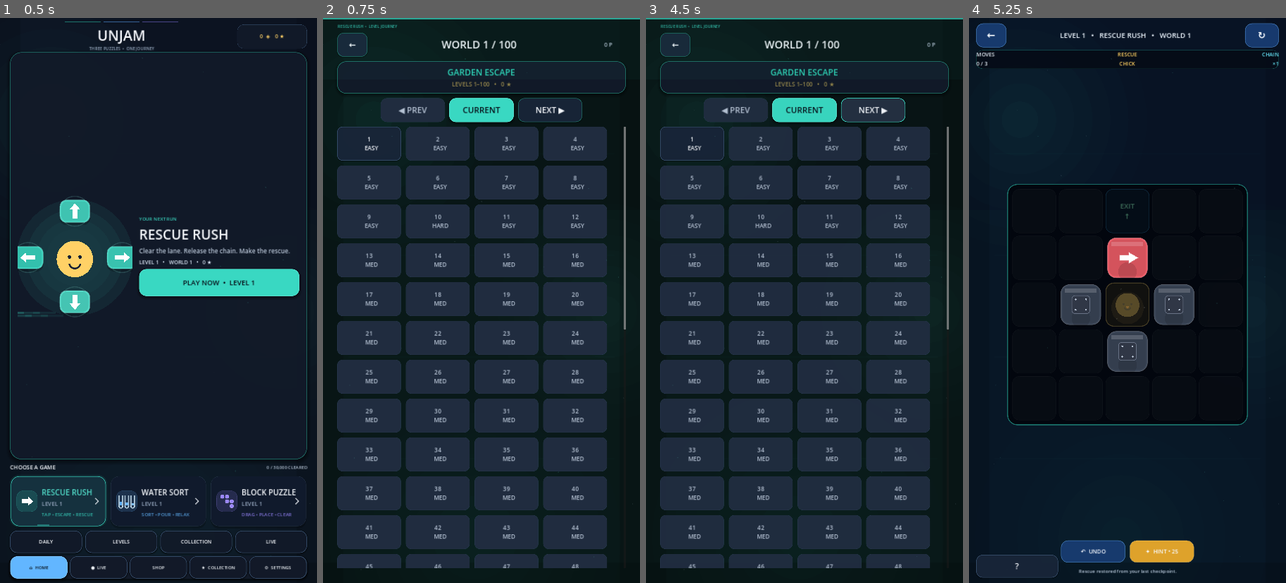
Above: before the commit, frames 1-4 (left to right).
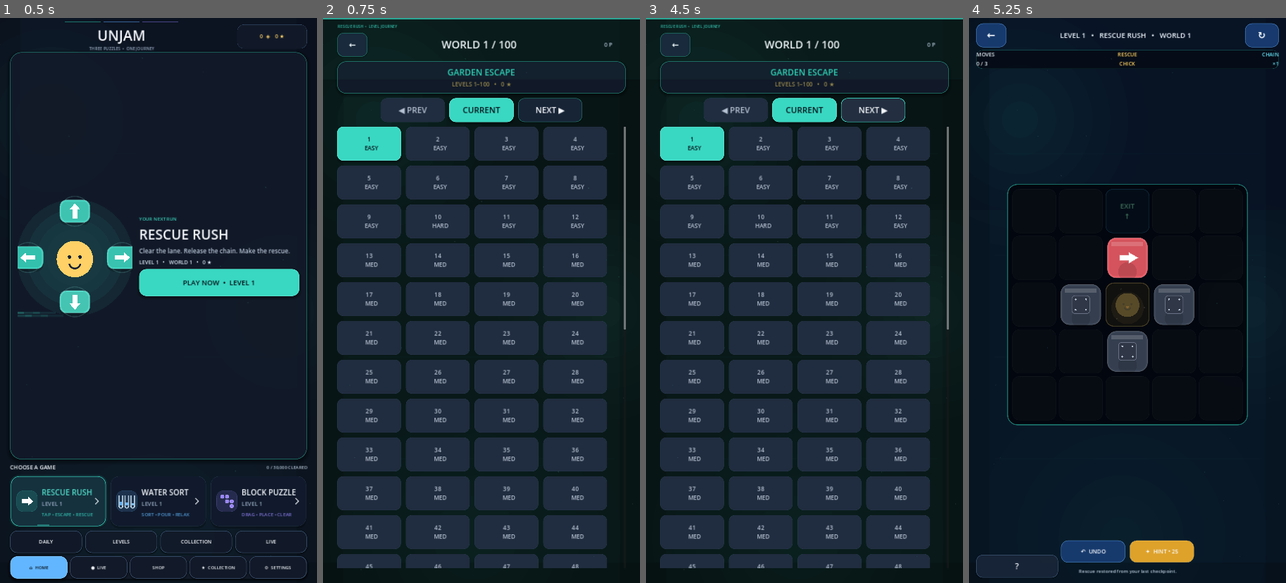
Above: after the commit, the same moments.

Repository: eghosa001/unjam
Game: Godot game, scene res://scenes/Main.tscn
Two runs of this game, one before a commit and one after it. Both use one fixed random seed, a clock stepped at 60 frames per second and the inputs below.
Inputs:
- Up to frame 1 (0.5 s): no input
- Up to frame 2 (0.75 s): click "PLAY NOW • LEVEL 1" at 0.5 s
- Up to frame 3 (4.5 s): click "1 EASY" at 1.25 s; click "GOT IT — PLAY" at 2 s; click "?" at 2.75 s; click "GOT IT — PLAY" at 3.5 s; click "←" at 4.25 s
- Up to frame 4 (5.25 s): click "1 EASY" at 5 s

Frame 1 is identical in both runs. In frame 2, 1.3% of the frame differs, in the area x 4-90%, y 19-96%; in frame 3, 1.3%; in frame 4, nothing differs.

Commit message:
fix: style secondary surfaces from navigation events

Diff:
--- a/scripts/ui/premium_surface_manager.gd
+++ b/scripts/ui/premium_surface_manager.gd
@@ -1,18 +1,16 @@
 extends Node
 
 var last_signature := ""
-var timer := 0.0
 
 func _ready() -> void:
 	process_mode = Node.PROCESS_MODE_ALWAYS
+	var main := get_parent()
+	if main != null and main.has_signal("surface_changed"):
+		main.surface_changed.connect(_on_surface_changed)
 	call_deferred("_refresh", true)
 
-func _process(delta: float) -> void:
-	timer += delta
-	if timer < 0.18:
-		return
-	timer = 0.0
-	_refresh(false)
+func _on_surface_changed(_surface: String) -> void:
+	call_deferred("_refresh", true)
 
 func _refresh(force: bool) -> void:
 	var main := get_parent()
